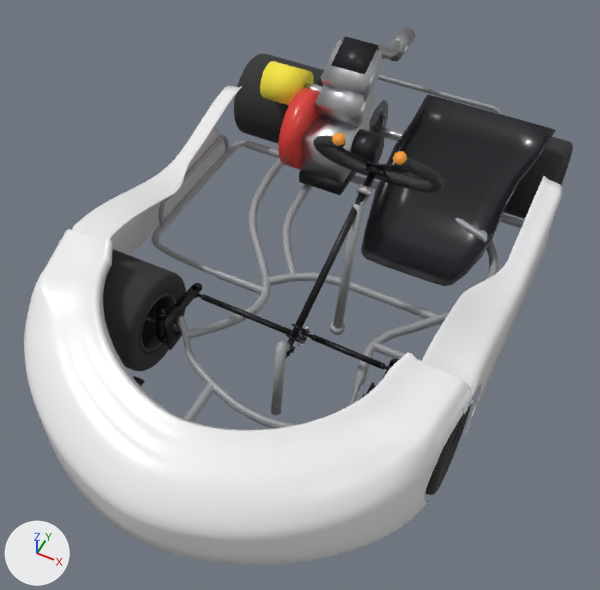
An edit to the FBX model Assets/Resources/KartModel/OKT_Kart.fbx, drawn before and after from the same camera.
One viewpoint serves both versions: a camera (50 mm lens) standing at (0.632, -1.08, 1.8) and looking at (-0.025, 0.235, 0.157). The axes (+X, +Y, +Z) are drawn at lower left. The lights are the same throughout. The older version comes first. Where no turn or scale is listed for an object, it has been applied to the vertices. Vertices at exactly the same position are counted once.

Objects in the first picture: 'BodyNose_Pointed', 'BodySide_L_Pointed', 'BodySide_R_Pointed', 'BézierCurve', 'BézierCurve.002', 'Engine_AirFilter', 'Engine_Block', 'Engine_Exhaust', 'Engine_MountClutch', 'Engine_Starter', 'SeatShell', 'Sprocket', 'Tire_LR', 'Tire_RF', 'Tire_RR' and 23 more.
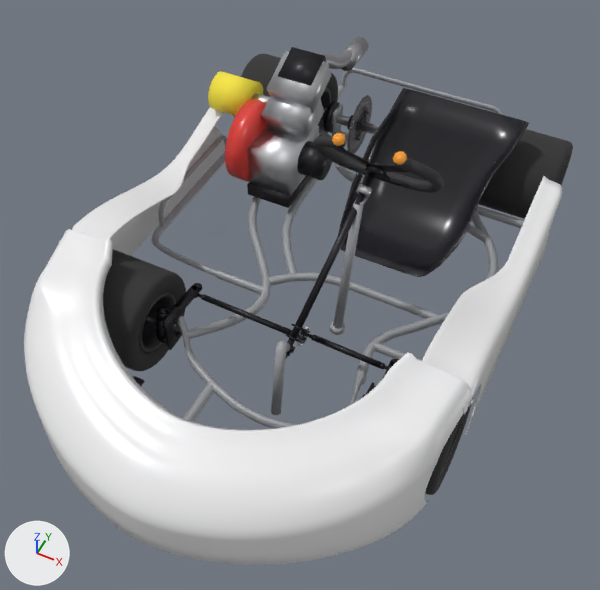
Boxes [x1, y1, x2, y2] around the edits, measured in the pictures (600 x 590 px):
'SeatShell', reshaped: before [361, 95, 556, 286]; after [338, 88, 529, 277]
'Engine_Block', moved: before [301, 40, 383, 183]; after [247, 51, 331, 196]
'Engine_MountClutch', moved: before [299, 36, 384, 195]; after [247, 47, 332, 208]
'Engine_Starter', moved: before [278, 88, 320, 170]; after [225, 99, 267, 182]
'Engine_AirFilter', moved: before [260, 61, 314, 105]; after [208, 71, 263, 116]
'Engine_Exhaust', moved: before [372, 27, 415, 61]; after [320, 37, 369, 71]
'Sprocket', moved: before [369, 100, 388, 132]; after [347, 95, 372, 154]
'Tire_RR', unchanged, covered by the edit: before [234, 54, 324, 144]; after [234, 54, 338, 133]

Edits to the bpy script that builds the scene:
```text
Change me_engine_exhaust:
    used by ob_engine_exhaust; location = (0.0, 0.0, 0.0)
    remove me_engine_exhaust.from_pydata(...)  # 632 vertices, 600 faces; spans x -0.197..-0.124, y 0.858..1.278, z 0.302..0.463
    add me_engine_exhaust.from_pydata(...)  # 632 vertices, 600 faces; spans x -0.311..-0.239, y 0.738..1.157, z 0.302..0.463
    me_engine_exhaust part 1: the whole mesh is moved by (-0.114, -0.121, 0.0)
Change me_engine_block:
    used by ob_engine_block; location = (0.0, 0.0, 0.0)
    remove me_engine_block.from_pydata(...)  # 56 vertices, 36 faces; spans x -0.33..-0.114, y 0.698..0.97, z 0.152..0.466
    add me_engine_block.from_pydata(...)  # 56 vertices, 36 faces; spans x -0.444..-0.229, y 0.578..0.85, z 0.152..0.466
    me_engine_block part 4: the whole mesh is moved by (-0.114, -0.121, 0.0)
Change me_engine_mountclutch:
    used by ob_engine_mountclutch; location = (0.0, 0.0, 0.0)
    remove me_engine_mountclutch.from_pydata(...)  # 64 vertices, 38 faces; spans x -0.254..-0.046, y 0.686..0.964, z 0.114..0.476
    add me_engine_mountclutch.from_pydata(...)  # 64 vertices, 38 faces; spans x -0.368..-0.16, y 0.565..0.843, z 0.114..0.476
    me_engine_mountclutch part 3: the whole mesh is moved by (-0.114, -0.121, 0.0)
Change me_seatshell:
    used by ob_seatshell; location = (0.0, 0.0, 0.0)
    remove me_seatshell.from_pydata(...)  # 162 vertices, 160 faces; spans x -0.01..0.422, y 0.483..0.986, z 0.041..0.359
    add me_seatshell.from_pydata(...)  # 162 vertices, 160 faces; spans x -0.086..0.345, y 0.483..0.986, z 0.041..0.359
    me_seatshell part 7: 1 vertex moved within x 0.178, y 0.483, z 0.102; 160 vertices removed from x -0.01..0.422, y 0.483..0.986, z 0.041..0.359; 160 vertices added at x -0.086..0.345, y 0.483..0.986, z 0.041..0.359
Change me_sprocket:
    used by ob_sprocket; location = (0.0, 1.01, 0.134)
    remove me_sprocket.from_pydata(...)  # 1512 vertices, 1512 faces; spans x -0.137..-0.134, y -0.098..0.098, z -0.098..0.098
    add me_sprocket.from_pydata(...)  # 1512 vertices, 1512 faces; spans x -0.195..-0.192, y -0.098..0.098, z -0.098..0.098
    me_sprocket part 5: the whole mesh is moved by (-0.058, 0.0, 0.0)
Change me_engine_airfilter:
    used by ob_engine_airfilter; location = (0.0, 0.0, 0.0)
    remove me_engine_airfilter.from_pydata(...)  # 48 vertices, 26 faces; spans x -0.4572..-0.3302, y 0.823..0.9398, z 0.2464..0.3632
    add me_engine_airfilter.from_pydata(...)  # 48 vertices, 26 faces; spans x -0.5715..-0.4445, y 0.7023..0.8192, z 0.2464..0.3632
    me_engine_airfilter part 2: the whole mesh is moved by (-0.1143, -0.1207, 0.0)
Change me_engine_starter:
    used by ob_engine_starter; location = (0.0, 0.0, 0.0)
    remove me_engine_starter.from_pydata(...)  # 64 vertices, 34 faces; spans x -0.317..-0.254, y 0.673..0.917, z 0.107..0.351
    add me_engine_starter.from_pydata(...)  # 64 vertices, 34 faces; spans x -0.432..-0.368, y 0.552..0.796, z 0.107..0.351
    me_engine_starter part 6: the whole mesh is moved by (-0.114, -0.121, 0.0)
```
